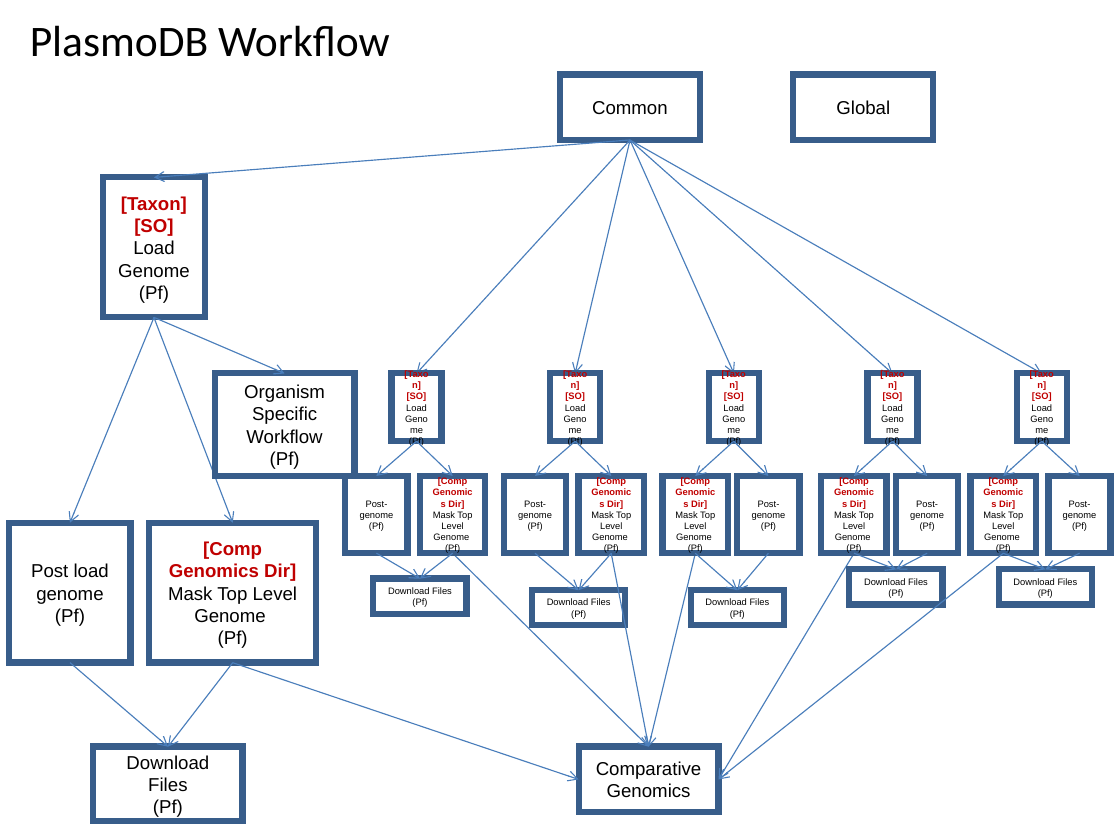
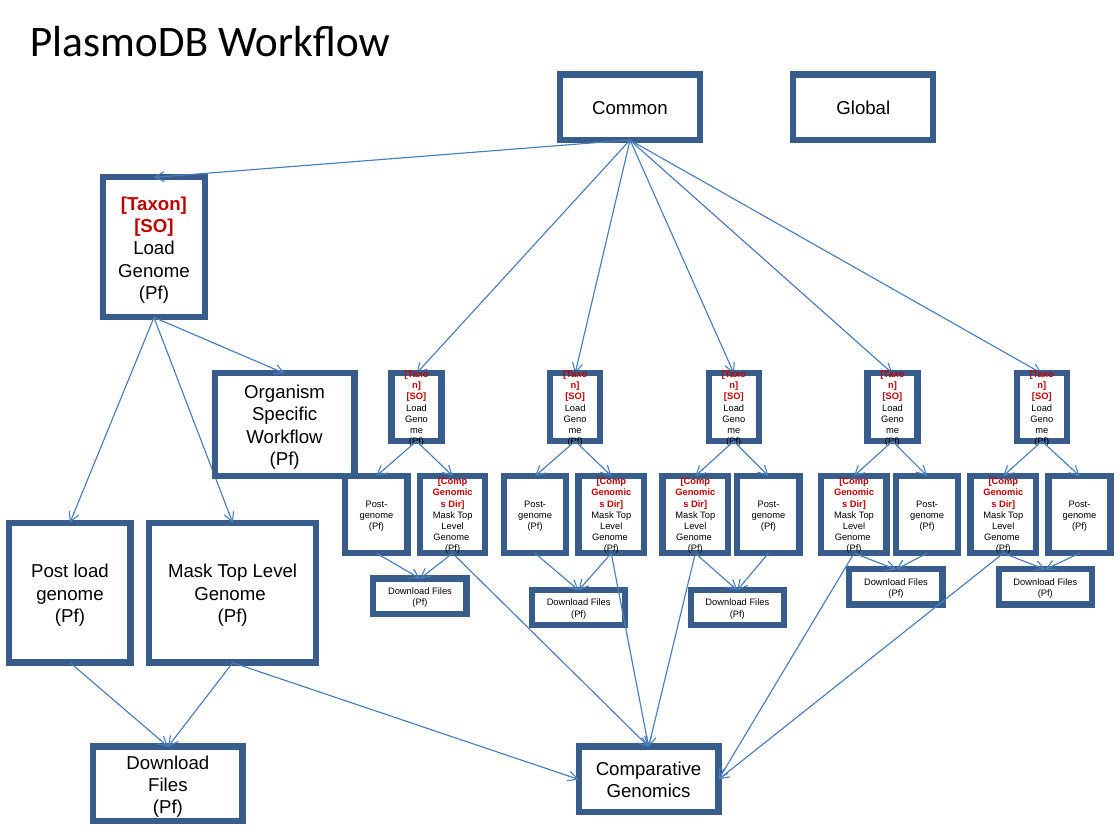
Before and after one commit to VEuPathDB/ApiCommonWorkflow, a slide deck: slide 2 of Main/doc/IntegratedWorkflow.ppt. Drawn at 1120x840 pixels with LibreOffice and Linux fonts; fonts in the diff are those of the drawing. Boxes give left, top, right and bottom in pixels: in the first picture for what was removed or moved away, otherwise in the second. Text is boxed around its words. In the diff, an @@ line names an element or a change of style, - is before the commit and + after.

```diff
--- a/Main/doc/IntegratedWorkflow.ppt
+++ b/Main/doc/IntegratedWorkflow.ppt
@@ text in rectangle at [169, 541, 296, 581]: paragraph removed @@
-[Comp Genomics Dir]
```
Also in this commit, not shown: 8 other slides changed.
